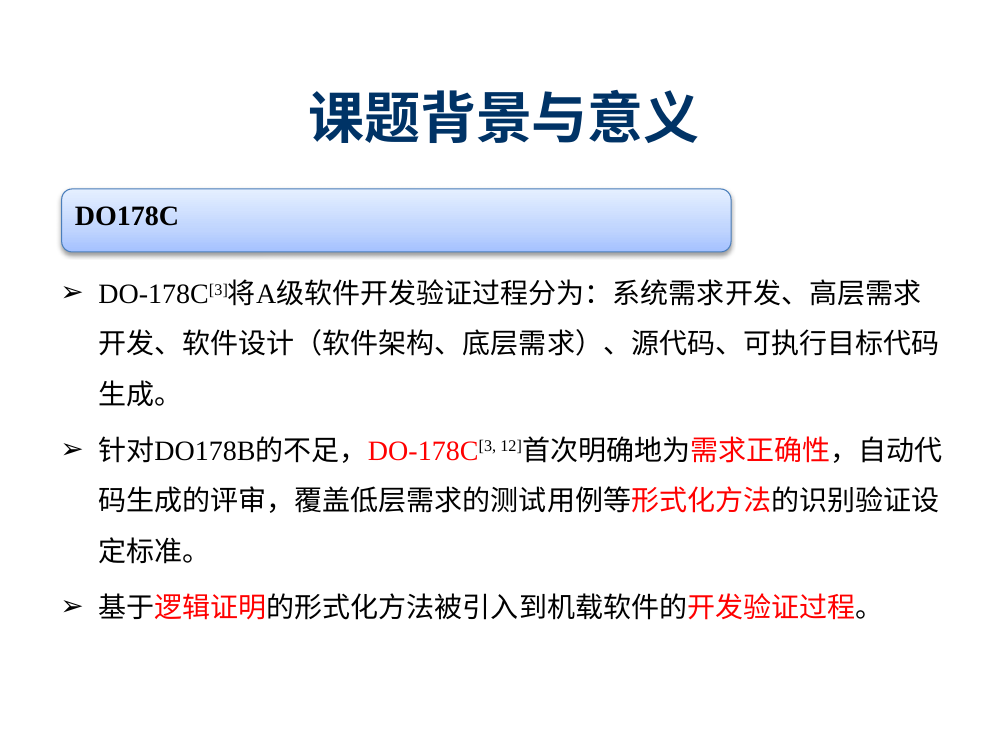
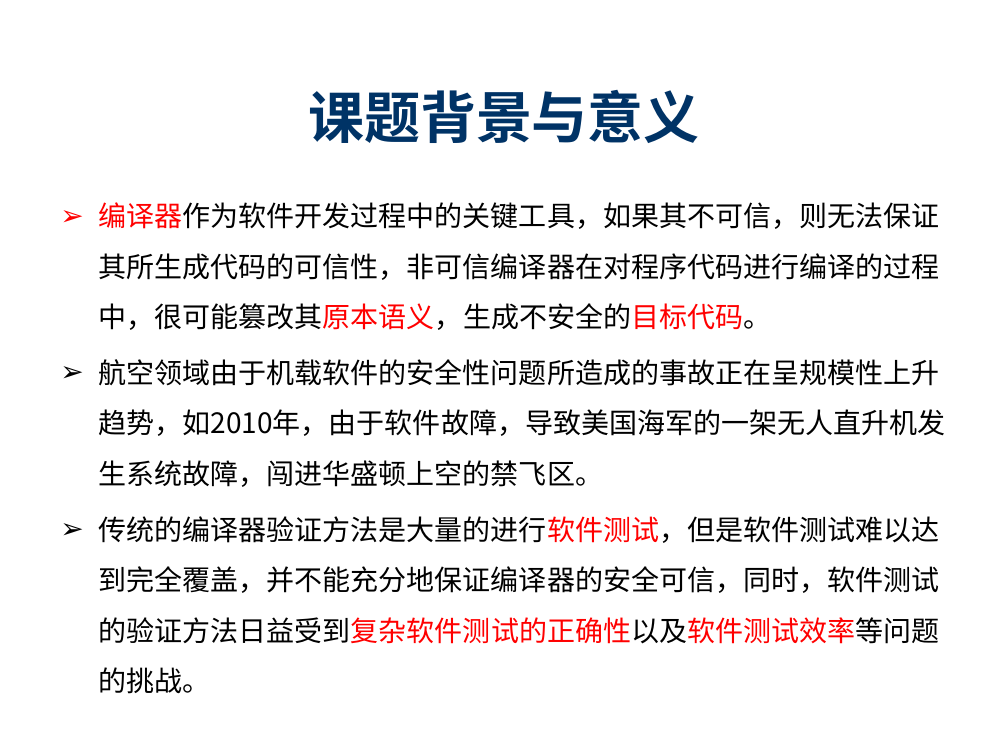
Before and after one commit to destiny1991/--2014--destiny, a slide deck: slide 5 of 开题/SY1406108_陈志伟_开题ppt.pptx. Drawn at 1008x756 pixels with LibreOffice and Linux fonts; fonts in the diff are those of the drawing; background and template pictures are left out. Boxes give left, top, right and bottom in pixels: in the first picture for what was removed or moved away, otherwise in the second. Text is boxed around its words. In the diff, an @@ line names an element or a change of style, - is before the commit and + after.

```diff
--- a/开题/SY1406108_陈志伟_开题ppt.pptx
+++ b/开题/SY1406108_陈志伟_开题ppt.pptx
@@ rounded rectangle removed at [61,188,731,252] @@
-DO178C
@@ text at [98,202,946,694]: text changed; font Times New Roman to Noto Sans CJK SC @@
-➢ DO-178C[3]将A级软件开发验证过程分为：系统需求开发、高层需求开发、软件设计（软件架构、底层需求）、源代码、可执行目标代码生成。
-➢ 针对DO178B的不足，DO-178C[3, 12]首次明确地为需求正确性，自动代码生成的评审，覆盖低层需求的测试用例等形式化方法的识别验证设定标准。
-➢ 基于逻辑证明的形式化方法被引入到机载软件的开发验证过程。
+➢ 编译器作为软件开发过程中的关键工具，如果其不可信，则无法保证其所生成代码的可信性，非可信编译器在对程序代码进行编译的过程中，很可能篡改其原本语义，生成不安全的目标代码。
+➢ 航空领域由于机载软件的安全性问题所造成的事故正在呈规模性上升趋势，如2010年，由于软件故障，导致美国海军的一架无人直升机发生系统故障，闯进华盛顿上空的禁飞区。
+➢ 传统的编译器验证方法是大量的进行软件测试，但是软件测试难以达到完全覆盖，并不能充分地保证编译器的安全可信，同时，软件测试的验证方法日益受到复杂软件测试的正确性以及软件测试效率等问题的挑战。
```
Also in this commit, not shown: 12 other slides changed, 2 slides added, 1 slide removed, 2 other files.
